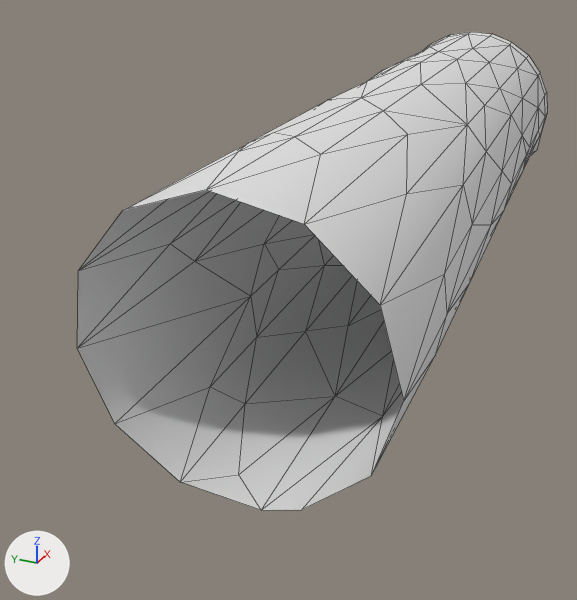
Renders of the FBX model Game/Resources/NewAssets/Models/Cave-.fbx from each side of a commit.
The view is the same before and after, from a 50 mm camera at (0.0691, -0.0512, 0.0567) aimed at (0.2084, 0.0115, -0.013). The axes (+X, +Y, +Z) are drawn at lower left. The lights are the same throughout. Mesh edges are drawn as thin lines. Materials are left out; every surface is plain grey. Where no turn or scale is listed for an object, it has been applied to the vertices.
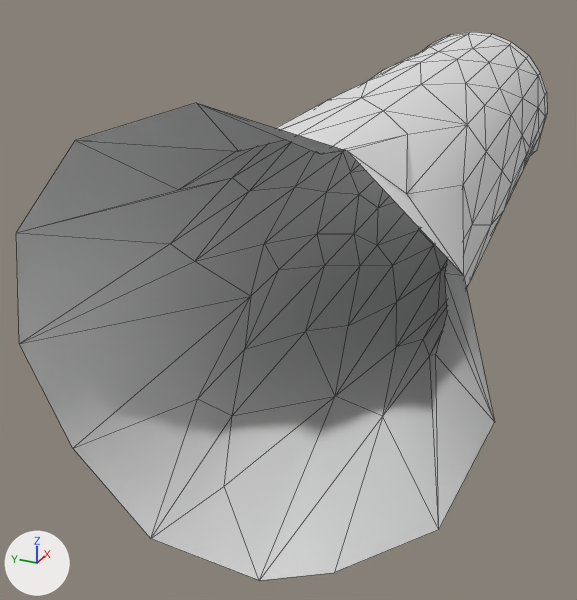
Where the change shows, as pixel boxes [x1, y1, x2, y2] in the pictures (577 x 600 px; the box of a moved part takes in the faces that stretch with it):
'polySurface49', reshaped (13% wider, 15% taller)
    before: [77, 32, 547, 510]
    after: [16, 32, 547, 580]
part 1 of me_mesh, moved or reshaped
    before: [77, 134, 463, 510]
    after: [16, 103, 494, 580]

Patch to the scene script:
```diff
--- a/Game/Resources/NewAssets/Models/Cave-.fbx.py
+++ b/Game/Resources/NewAssets/Models/Cave-.fbx.py
@@ me_mesh @@
 me_mesh.from_pydata(...)  # 154 vertices, 250 faces; spans x -0.085..0.085, y -0.026..0.026, z -0.021..0.021
 # used by ob_polysurface49; location = (0.2283, -0.0052, 0.0096)
 # before: 6 (-0.079, -0.002, -0.021) at pixel (238, 474), 7 (-0.065, 0.01, -0.017) at pixel (210, 386), 12 (-0.064, 0.004, -0.02) at pixel (245, 403), 29 (-0.047, 0.011, -0.017) at pixel (256, 337)
-me_mesh.vertices[0].co = (-0.085, -0.009, -0.021)  # pixel (261, 510)
-me_mesh.vertices[1].co = (-0.085, -0.023, -0.011)  # pixel (371, 476)
-me_mesh.vertices[3].co = (-0.085, -0.014, -0.019)  # pixel (301, 509)
-me_mesh.vertices[4].co = (-0.085, 0.013, -0.014)  # pixel (114, 423)
-me_mesh.vertices[5].co = (-0.085, 0.003, -0.02)  # pixel (180, 482)
-me_mesh.vertices[8].co = (-0.085, 0.018, -0.003)  # pixel (77, 348)
-me_mesh.vertices[13].co = (-0.085, -0.002, 0.021)  # pixel (206, 189)
-me_mesh.vertices[14].co = (-0.085, 0.017, 0.009)  # pixel (78, 270)
-me_mesh.vertices[16].co = (-0.085, 0.009, 0.017)  # pixel (122, 210)
-me_mesh.vertices[18].co = (-0.085, -0.023, 0.011)  # pixel (380, 305)
-me_mesh.vertices[19].co = (-0.085, -0.014, 0.019)  # pixel (304, 224)
-me_mesh.vertices[20].co = (-0.085, -0.026, 0.0)  # pixel (403, 401)
+# me_mesh part 1
+for i in [6, 7, 12, 29]: me_mesh.vertices[i].co += Vector((0.001, 0.003, -0.003))
+me_mesh.vertices[0].co = (-0.084, -0.008, -0.034)  # pixel (259, 580)
+me_mesh.vertices[1].co = (-0.085, -0.032, -0.016)  # pixel (438, 529)
+me_mesh.vertices[3].co = (-0.085, -0.019, -0.028)  # pixel (334, 572)
+me_mesh.vertices[4].co = (-0.085, 0.021, -0.02)  # pixel (72, 448)
+me_mesh.vertices[5].co = (-0.084, 0.01, -0.032)  # pixel (150, 538)
+me_mesh.vertices[8].co = (-0.085, 0.028, -0.004)  # pixel (19, 343)
+me_mesh.vertices[13].co = (-0.085, -0.002, 0.031)  # pixel (196, 102)
+me_mesh.vertices[14].co = (-0.085, 0.026, 0.012)  # pixel (16, 232)
+me_mesh.vertices[16].co = (-0.085, 0.015, 0.025)  # pixel (75, 140)
+me_mesh.vertices[18].co = (-0.085, -0.032, 0.016)  # pixel (463, 275)
+me_mesh.vertices[19].co = (-0.085, -0.019, 0.027)  # pixel (347, 150)
+me_mesh.vertices[20].co = (-0.084, -0.036, 0.0)  # pixel (494, 422)
```
